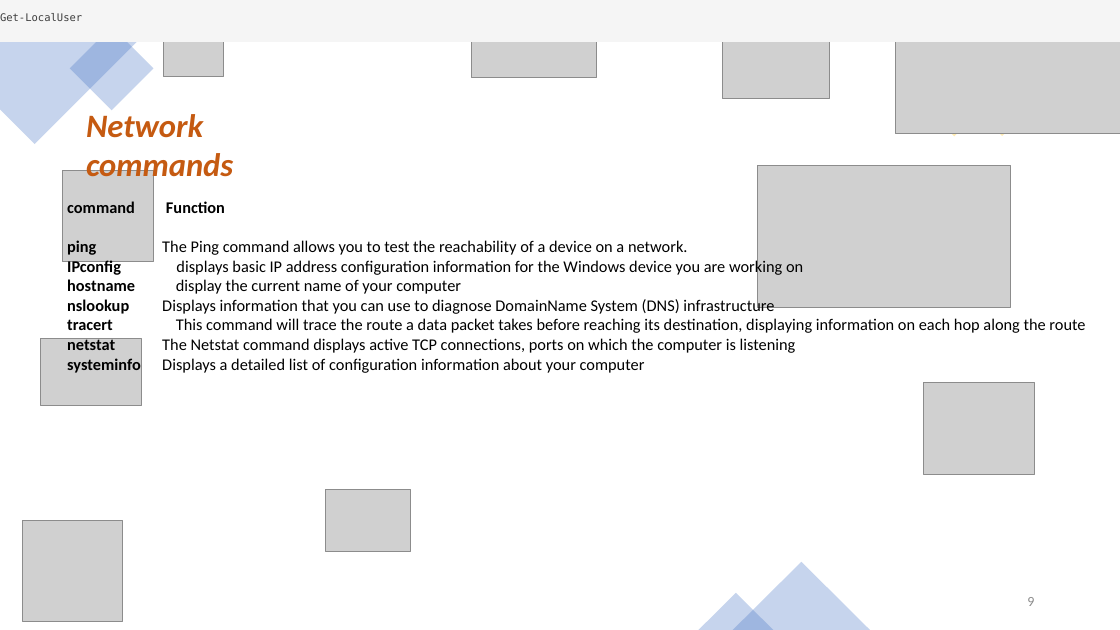
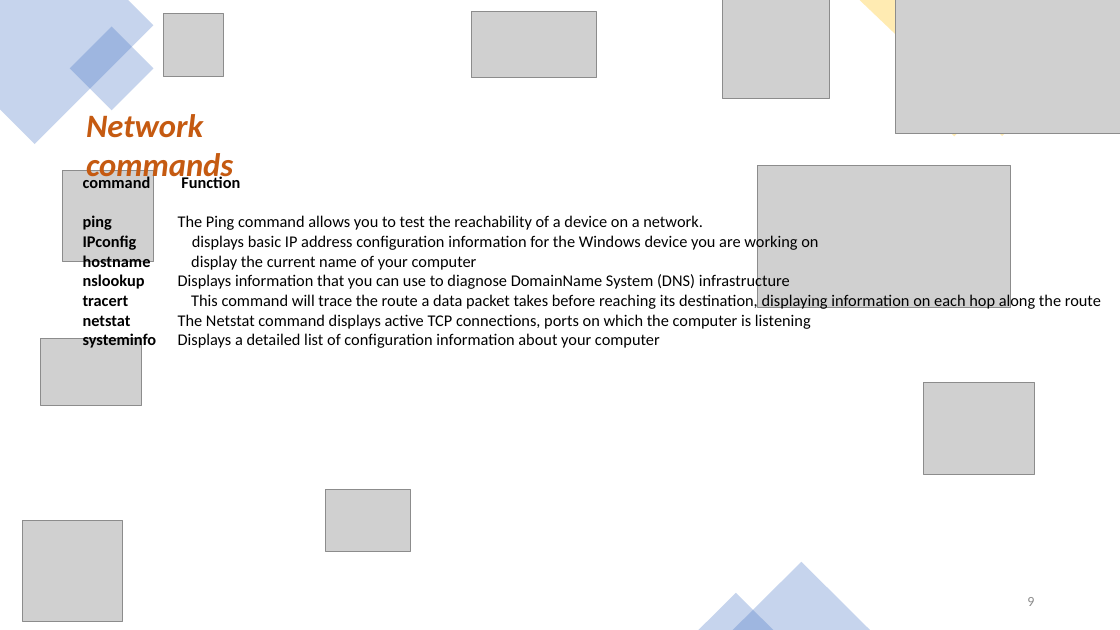
Before and after one commit to buchepalli-ramana-2/AzureDevOps, a slide deck: slide 9 of CoursePPT/System Administration.pptx. Drawn at 1120x630 pixels with LibreOffice and Linux fonts; fonts in the diff are those of the drawing; grey boxes stand for pictures; background and template pictures are left out. Boxes give left, top, right and bottom in pixels: in the first picture for what was removed or moved away, otherwise in the second. Text is boxed around its words. In the diff, an @@ line names an element or a change of style, - is before the commit and + after.

```diff
--- a/CoursePPT/System Administration.pptx
+++ b/CoursePPT/System Administration.pptx
@@ rectangle removed at box(0, 0, 1120, 42) @@
-Get-LocalUser
@@ text "command Function": place and size @@
-text "command Function" at box(67, 201, 1085, 373)
+text "command Function" at box(83, 175, 1101, 348)
```
Also in this commit, not shown: 3 other slides changed, 5 slides added.
